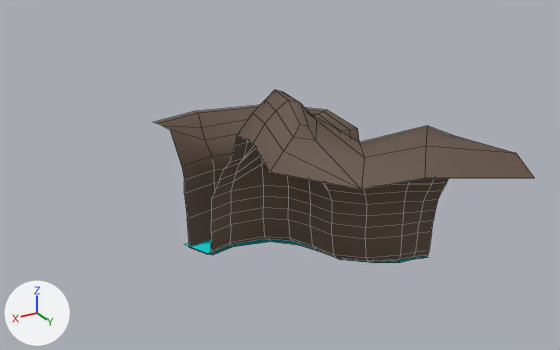
What one commit did to the FBX model Assets/Art/Models/Environments/River Canyon.fbx.
One viewpoint serves both versions: a 50 mm lens placed at (535.0, 539.0, 311.0), pointed at (240.0, 47.0, 65.0). Arrows for +X, +Y and +Z are at lower left; the lights stay in place. Mesh edges are drawn as thin lines.

The first picture shows 'River', 'Terrain'.
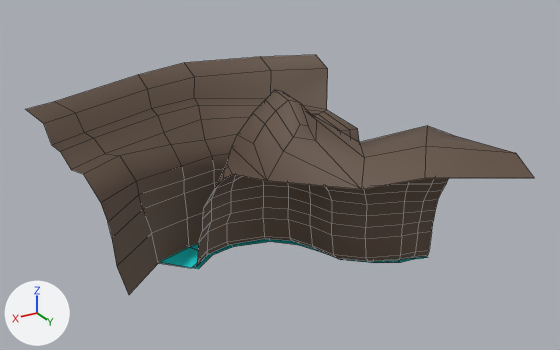
Changed parts and their boxes [x1, y1, x2, y2] in the pictures (560 x 350 px):
'Terrain', reshaped (34% wider, 40% taller): before [154, 90, 534, 261]; after [26, 55, 534, 295]
'River', reshaped (10% wider, 19% taller): before [185, 238, 428, 263]; after [160, 239, 428, 269]
part 1 of me_plane_002, built on: before [154, 105, 359, 254]; after [26, 55, 359, 295]
part 2 of me_plane_003, added (cyan): after [160, 247, 212, 269]

The change in detail:
me_plane_003 has 20 vertices, 9 faces and spans x 111.0..287.0, y -52.0..88.0, z -28.0.
me_plane_003 is used by ob_river; location (0.0, 0.0, 0.0).
Verts and faces of me_plane_003; kept vertices keep their numbers, new ones are numbered from 20.
Before the commit, vertices of me_plane_003: 18 (274.0, -14.0, -28.0) at pixel (212, 255), 19 (287.0, -45.0, -28.0) at pixel (183, 244).
Part 2, on me_plane_003:
New vertex 20 is at (295.0, 1.0, -28.0), pixel (198, 269).
New vertex 21 is at (323.0, -31.0, -28.0).
New faces: (18, 19, 21, 20).
me_plane_002 is used by ob_terrain; location (0.0, 0.0, 0.0).
me_plane_002 had 224 vertices, 198 faces and spanned x 111.0..298.0, y -84.0..192.0, z -29.0..130.0.
me_plane_002 now has 265 vertices, 237 faces and spans x 111.0..410.0, y -107.0..192.0, z -29.0..130.0.
Part 1, on me_plane_002:
1 vertex is removed from x 298.0, y -76.0, z 83.0.
4 faces are deleted.
3 vertices in x 252.0..295.0, y -78.0..-70.0, z 72.0..83.0 move by (0.0, 0.0, 8.0).
11 vertices move from x 182.0..294.0, y -84.0..72.0, z -21.0..84.0 to x 182.0..296.0, y -84.0..67.0, z -26.0..96.0.
42 vertices are added at x 144.0..410.0, y -107.0..27.0, z -29.0..130.0.
43 new faces join them.
